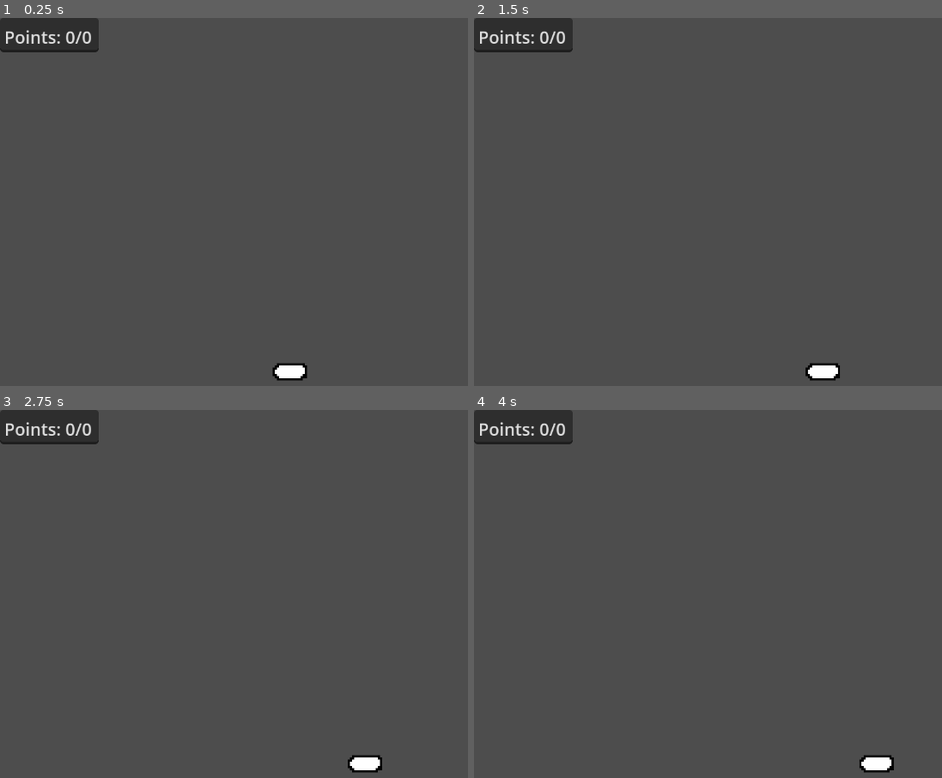
Above: before the commit, frames 1-4 (two rows, left to right).
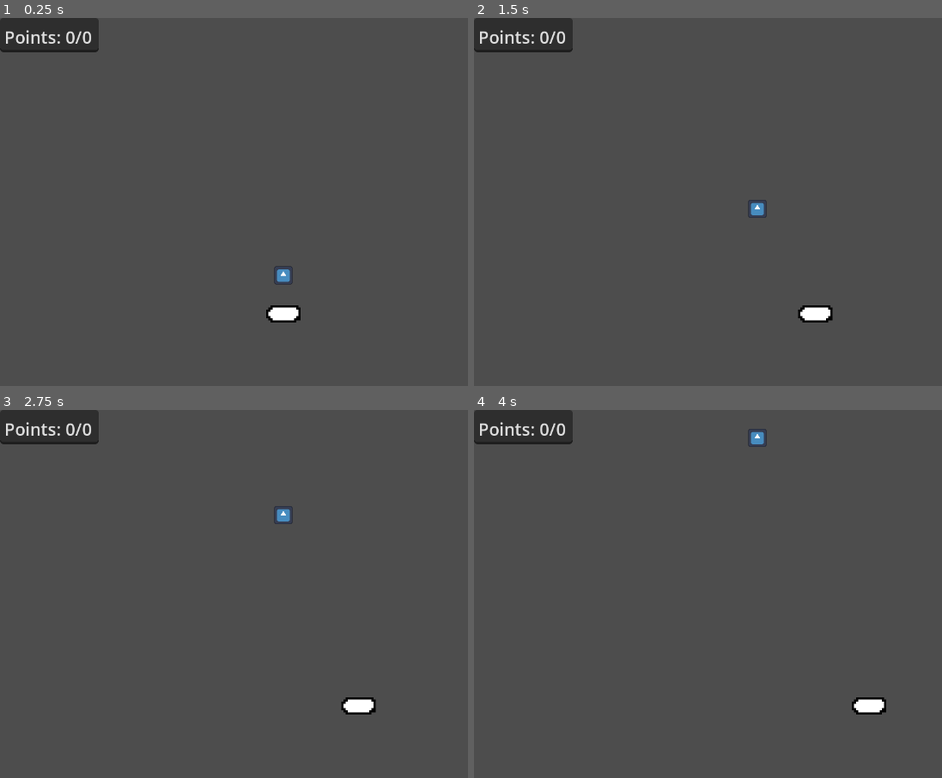
Above: after the commit, the same moments.

Repository: micw1417/School-Breakout
Game: Godot game, scene res://scenes/game/game.tscn
The game is run twice, just before and just after one commit, with the same random seed, the same clock (stepped at 60 frames per second) and the same inputs. Before the commit the project starts from res://game.tscn. The engine's default icon, where the game draws it, is replaced by a stand-in: a white triangle on a blue panel in a dark square.
Inputs:
- Up to frame 1 (0.25 s): no input
- Up to frame 2 (1.5 s): hold D (right) 0.53-1.28 s; hold A (left) from 1.28 s (still down)
- Up to frame 3 (2.75 s): release A (left) at 2.03 s; hold D (right) from 2.03 s (still down)
- Up to frame 4 (4 s): release D (right) at 3.53 s; hold A (left) from 3.53 s (still down)

The runs differ from the first frame. In frame 1, 0.8% of the frame differs, in the area x 3-66%, y 3-99%; in frame 2, 0.8%; in frame 3, 0.8%, in the area x 3-82%, y 3-99%; in frame 4, 0.8%.

Commit message:
BALL

Diff:
--- a/game.tscn
+++ /dev/null
@@ -1,14 +0,0 @@
-[gd_scene format=3 uid="uid://by2fgmuoygxfj"]
-
-[ext_resource type="PackedScene" uid="uid://7rsx78hasyoj" path="res://paddle.tscn" id="1_80nbo"]
-
-[node name="Game" type="Node2D" unique_id=289556916]
-
-[node name="Label" type="TextEdit" parent="." unique_id=870777379]
-offset_right = 92.0
-offset_bottom = 32.0
-scale = Vector2(0.5, 0.5)
-text = "Points: 0/0"
-
-[node name="paddle" parent="." unique_id=179163227 instance=ExtResource("1_80nbo")]
-position = Vector2(135, 163)
--- a/project.godot
+++ b/project.godot
@@ -51,4 +51,6 @@
 
 [rendering]
 
+textures/canvas_textures/default_texture_filter=0
 rendering_device/driver.windows="d3d12"
+2d/snap/snap_2d_transforms_to_pixel=true
--- /dev/null
+++ b/scenes/game/ball.tscn
@@ -0,0 +1,23 @@
+[gd_scene format=3 uid="uid://be4fl2p7lf6gu"]
+
+[ext_resource type="Texture2D" uid="uid://cbnq7s4r27eeq" path="res://icon.svg" id="1_ghx6m"]
+
+[sub_resource type="PhysicsMaterial" id="PhysicsMaterial_7h61r"]
+friction = 0.0
+bounce = 0.8
+
+[sub_resource type="CircleShape2D" id="CircleShape2D_ffoxf"]
+radius = 5.0
+
+[node name="Ball" type="RigidBody2D" unique_id=1803944361]
+physics_material_override = SubResource("PhysicsMaterial_7h61r")
+gravity_scale = 0.0
+linear_velocity = Vector2(0, 50)
+
+[node name="CollisionShape2D" type="CollisionShape2D" parent="." unique_id=2095020606]
+shape = SubResource("CircleShape2D_ffoxf")
+
+[node name="Sprite2D" type="Sprite2D" parent="." unique_id=663858108]
+position = Vector2(-9.536743e-07, -9.536743e-07)
+scale = Vector2(0.06640629, 0.06640629)
+texture = ExtResource("1_ghx6m")
--- /dev/null
+++ b/scenes/game/game.tscn
@@ -0,0 +1,23 @@
+[gd_scene format=3 uid="uid://by2fgmuoygxfj"]
+
+[ext_resource type="PackedScene" uid="uid://7rsx78hasyoj" path="res://scenes/game/paddle.tscn" id="1_80nbo"]
+[ext_resource type="PackedScene" uid="uid://be4fl2p7lf6gu" path="res://scenes/game/ball.tscn" id="2_7h61r"]
+[ext_resource type="PackedScene" uid="uid://b77c0x7i8nhjv" path="res://scenes/game/player_paddle.tscn" id="3_0sr1o"]
+
+[node name="Game" type="Node2D" unique_id=289556916]
+
+[node name="Label" type="TextEdit" parent="." unique_id=870777379]
+offset_right = 92.0
+offset_bottom = 32.0
+scale = Vector2(0.5, 0.5)
+text = "Points: 0/0"
+
+[node name="paddle" parent="." unique_id=179163227 instance=ExtResource("1_80nbo")]
+visible = false
+position = Vector2(135, 163)
+
+[node name="Ball" parent="." unique_id=1803944361 instance=ExtResource("2_7h61r")]
+position = Vector2(132, 108)
+
+[node name="CharacterBody2D" parent="." unique_id=1435024935 instance=ExtResource("3_0sr1o")]
+position = Vector2(132, 136)
--- a/scenes/game/paddle.tscn
+++ b/scenes/game/paddle.tscn
@@ -1,13 +1,11 @@
 [gd_scene format=3 uid="uid://7rsx78hasyoj"]
 
 [ext_resource type="Texture2D" uid="uid://wp251v1yu5rd" path="res://assets/sprites/paddle.png" id="1_gn4f3"]
-[ext_resource type="Script" uid="uid://cqf3hi5gr61h8" path="res://paddle.gd" id="1_tbytw"]
 
 [sub_resource type="RectangleShape2D" id="RectangleShape2D_gc5dt"]
 size = Vector2(18, 10)
 
 [node name="paddle" type="Area2D" unique_id=179163227]
-script = ExtResource("1_tbytw")
 
 [node name="Sprite2D" type="Sprite2D" parent="." unique_id=1838687790]
 texture_filter = 1
--- /dev/null
+++ b/scenes/game/player_paddle.tscn
@@ -0,0 +1,18 @@
+[gd_scene format=3 uid="uid://b77c0x7i8nhjv"]
+
+[ext_resource type="Script" uid="uid://cqf3hi5gr61h8" path="res://scripts/game/paddle.gd" id="1_8w2sc"]
+[ext_resource type="Texture2D" uid="uid://wp251v1yu5rd" path="res://assets/sprites/paddle.png" id="2_6sif3"]
+
+[sub_resource type="RectangleShape2D" id="RectangleShape2D_7dp0f"]
+size = Vector2(18, 10)
+
+[node name="Paddle" type="CharacterBody2D" unique_id=1435024935]
+script = ExtResource("1_8w2sc")
+
+[node name="Sprite2D" type="Sprite2D" parent="." unique_id=1438714077]
+texture_filter = 1
+texture = ExtResource("2_6sif3")
+
+[node name="CollisionShape2D" type="CollisionShape2D" parent="." unique_id=321579119]
+position = Vector2(0, 2)
+shape = SubResource("RectangleShape2D_7dp0f")
--- /dev/null
+++ b/scenes/game/sell_block.tscn
@@ -0,0 +1,9 @@
+[gd_scene format=3 uid="uid://c3tyuupv71nmw"]
+
+[node name="SellBlock" type="Control" unique_id=1747621845]
+layout_mode = 3
+anchors_preset = 15
+anchor_right = 1.0
+anchor_bottom = 1.0
+grow_horizontal = 2
+grow_vertical = 2
--- /dev/null
+++ b/scenes/game/shop.tscn
@@ -0,0 +1,19 @@
+[gd_scene format=3 uid="uid://b5c2udo0fykgq"]
+
+[node name="Shop" type="Control" unique_id=693081891]
+layout_mode = 3
+anchors_preset = 15
+anchor_right = 1.0
+anchor_bottom = 1.0
+grow_horizontal = 2
+grow_vertical = 2
+
+[node name="TextureRect" type="TextureRect" parent="." unique_id=1305212957]
+layout_mode = 0
+offset_right = 40.0
+offset_bottom = 40.0
+
+[node name="HBoxContainer" type="HBoxContainer" parent="." unique_id=202479686]
+layout_mode = 0
+offset_right = 40.0
+offset_bottom = 40.0
--- /dev/null
+++ b/scenes/unused/test_scene.tscn
@@ -0,0 +1,8 @@
+[gd_scene format=3 uid="uid://ddngec66ewk67"]
+
+[ext_resource type="PackedScene" uid="uid://7rsx78hasyoj" path="res://scenes/game/paddle.tscn" id="1_ghfj7"]
+
+[node name="TestScene" type="Node2D" unique_id=918898752]
+
+[node name="Node2D" parent="." unique_id=179163227 instance=ExtResource("1_ghfj7")]
+position = Vector2(172, 77)
--- a/scripts/game/paddle.gd
+++ b/scripts/game/paddle.gd
@@ -1,12 +1,11 @@
-extends Area2D
+extends CharacterBody2D
 
 
-# Called when the node enters the scene tree for the first time.
+
 func _ready() -> void:
-	pass # Replace with function body.
+	pass
 
 
-# Called every frame. 'delta' is the elapsed time since the previous frame.
 func _process(delta: float) -> void:
 	var direction := Input.get_axis("left", "right")
 	var speed = direction * 50
--- /dev/null
+++ b/scripts/game/shop/sell_block.gd
@@ -0,0 +1,11 @@
+extends Control
+
+
+# Called when the node enters the scene tree for the first time.
+func _ready() -> void:
+	pass # Replace with function body.
+
+
+# Called every frame. 'delta' is the elapsed time since the previous frame.
+func _process(delta: float) -> void:
+	pass
Not shown, added: assets/sprites/BlankBlock.png.import
Binary file added: assets/unused/temp_shopitem.png
Not shown, added: assets/unused/temp_shopitem.png.import
Not shown, added: scripts/game/shop/sell_block.gd.uid
